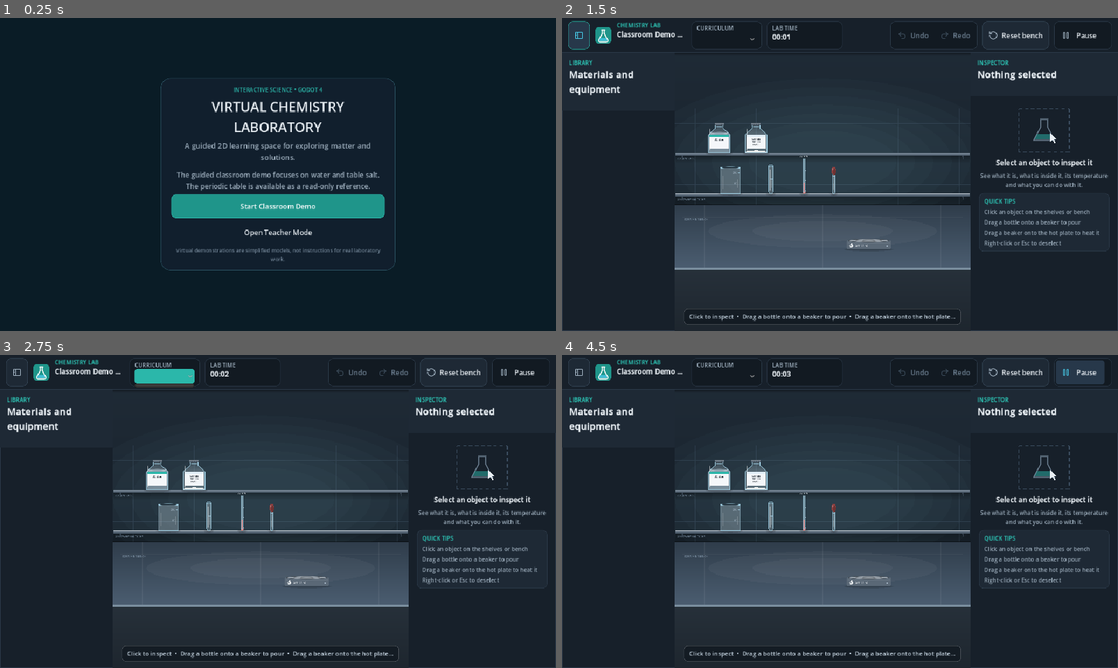
Above: before the commit, frames 1-4 (two rows, left to right).
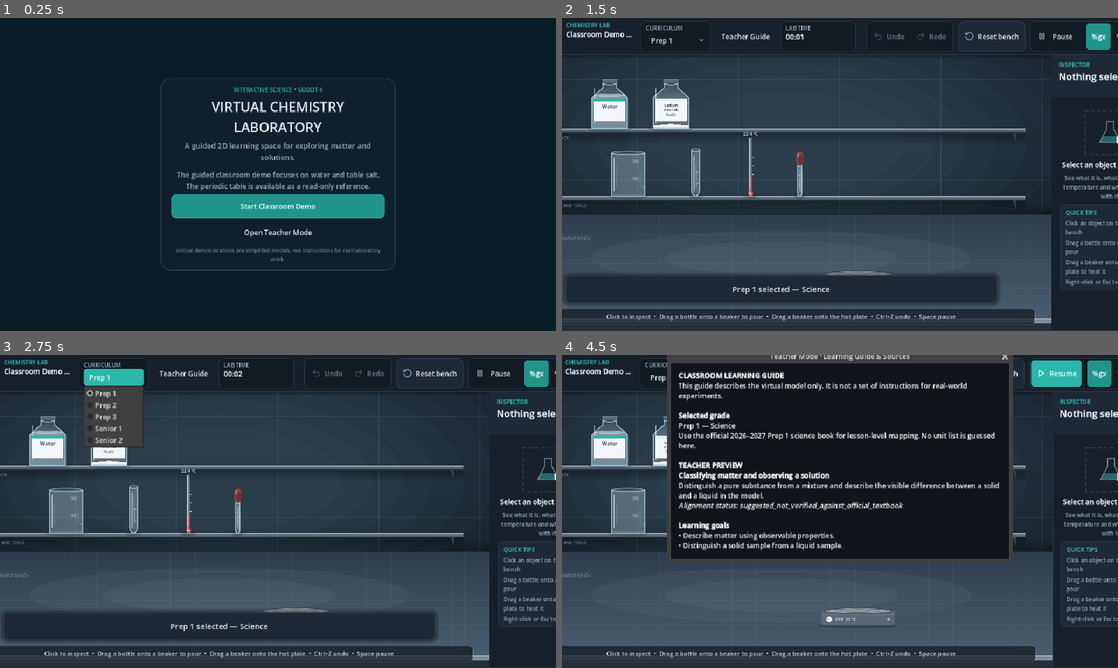
Above: after the commit, the same moments.

Repository: KareemMohammadeen/chemistry-lab-2d
Game: Godot game, scene res://scenes/main.tscn
The game is run twice, just before and just after one commit, with the same random seed, the same clock (stepped at 60 frames per second) and the same inputs.
Inputs (mouse positions are in pixels of both pictures, inside the frame that each line leads up to; where the layout moved, square brackets give the same spot in the first picture):
- Up to frame 1 (0.25 s): no input
- Up to frame 2 (1.5 s): click "Start Classroom Demo" at 0.5 s; click (578, 36) at 1.27 s
- Up to frame 3 (2.75 s): click (111, 376) [166, 376] at 2 s
- Up to frame 4 (4.5 s): click (745, 373) at 2.75 s, where only the run after the commit has a clickable "Teacher Guide"; click (1095, 373) at 3.5 s, where only the run after the commit has a clickable "%gx"; click "Resume" (after the commit: "Pause") at 4.25 s

The runs differ from the first frame. In frame 2, 27% of the frame differs, in the area x 0-100%, y 0-100%; in frame 3, 29%; in frame 4, 59%.
Error before the commit: Parse Error: Could not preload resource script "res://scripts/ui/reference_explorer.gd". (res://scripts/ui/library_panel.gd:27)

Commit message:
Fix the reference explorer selection callback syntax

Diff:
--- a/scripts/ui/reference_explorer.gd
+++ b/scripts/ui/reference_explorer.gd
@@ -112,7 +112,7 @@
 		list.add_item(label)
 	list.item_selected.connect(func(index: int) -> void:
 		if index >= 0 and index < entries.size():
-			detail.text = str(formatter.call(entries[index])))
+			detail.text = str(formatter.call(entries[index]))
 		)
 	if not entries.is_empty():
 		list.select(0)
